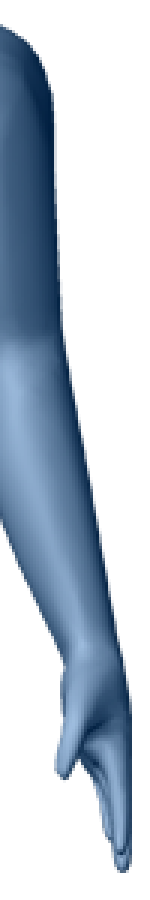
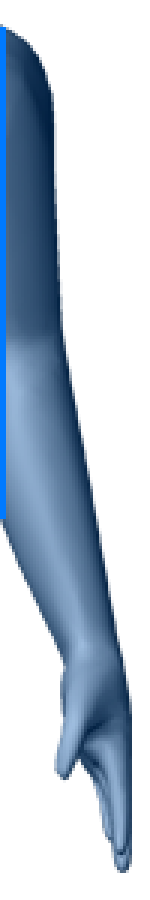
Two versions of the same layered image (150x900). Layer-by-layer changes:
added layer "Form 1" above "Ebene 1" over bbox(0, 27, 6, 519)
